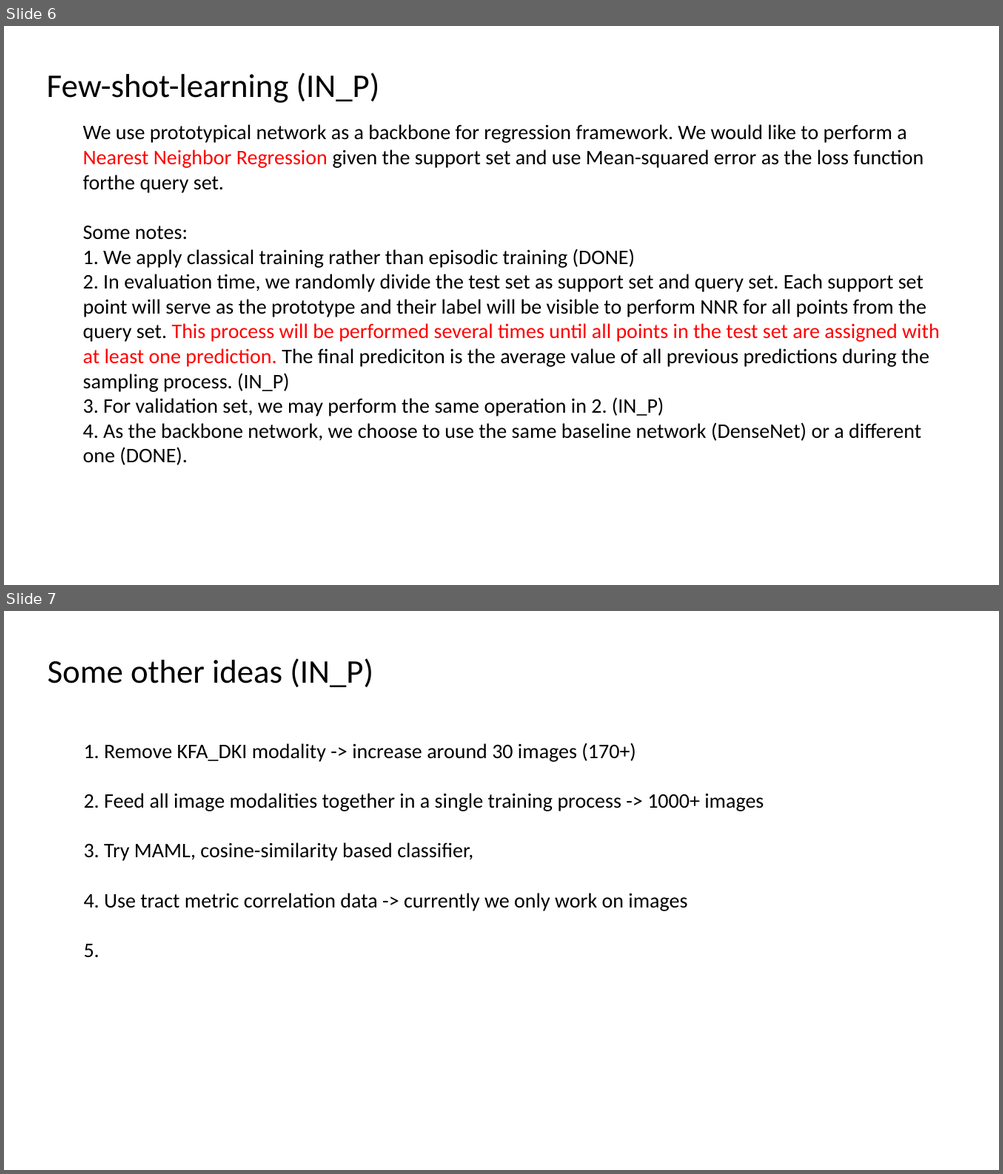
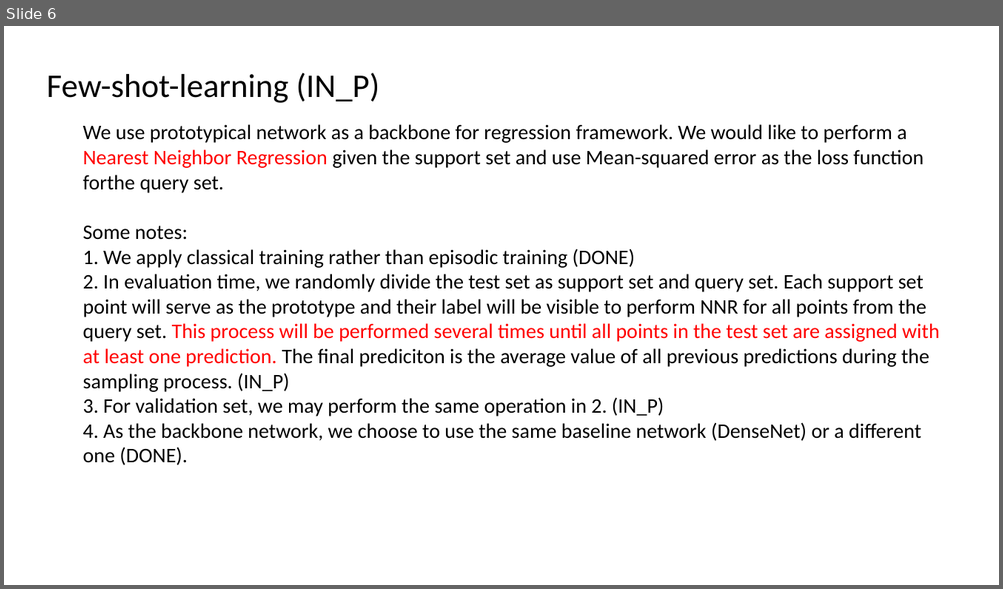
Before and after one commit to hanzhiwangchn/Microstructure_Age_Prediction, a slide deck: summary.pptx. Shown one above the other, each under a label of ours: slides 6 and 7 before the commit, slide 6 after it. The pictures are 1003x1174 and 1003x589 pixels, drawn with LibreOffice and Linux fonts; fonts in the diff are those of the drawing; background and template pictures are left out. Boxes give left, top, right and bottom in pixels: in the first picture for what was removed or moved away, otherwise in the second. Text is boxed around its words. In the diff, an @@ line names an element or a change of style, - is before the commit and + after.

```diff
--- a/summary.pptx
+++ b/summary.pptx
@@ slide 7 removed at <box>4,611,999,1170</box>, background picture (left out) @@
@@ text removed at <box>48,658,373,687</box> @@
-Some other ideas (IN_P)
@@ text removed at <box>84,743,763,957</box> @@
-1. Remove KFA_DKI modality -> increase around 30 images (170+)
-2. Feed all image modalities together in a single training process -> 1000+ images
-3. Try MAML, cosine-similarity based classifier,
-4. Use tract metric correlation data -> currently we only work on images
-5.
```
Also in this commit, not shown: 5 slides added, 2 other slides removed, 9 other files.
